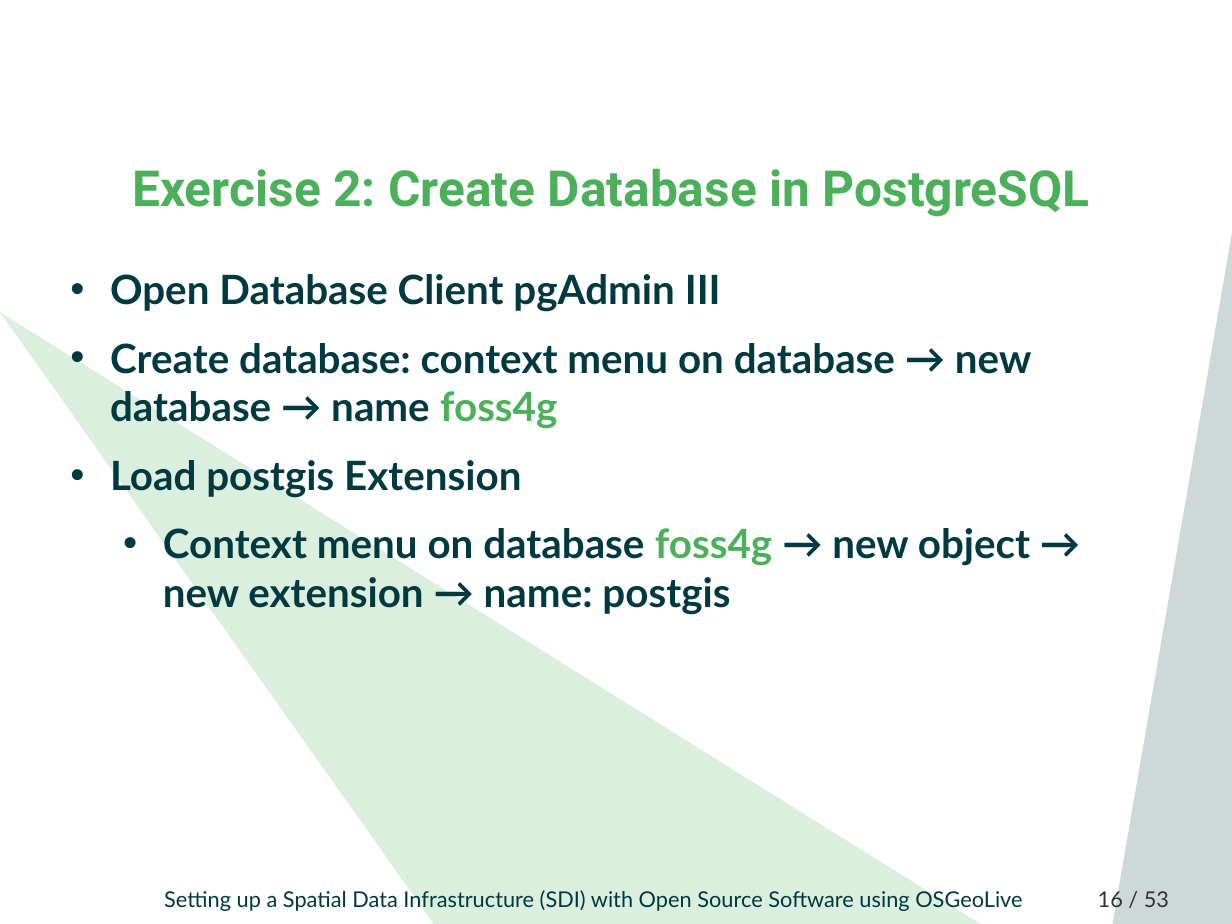
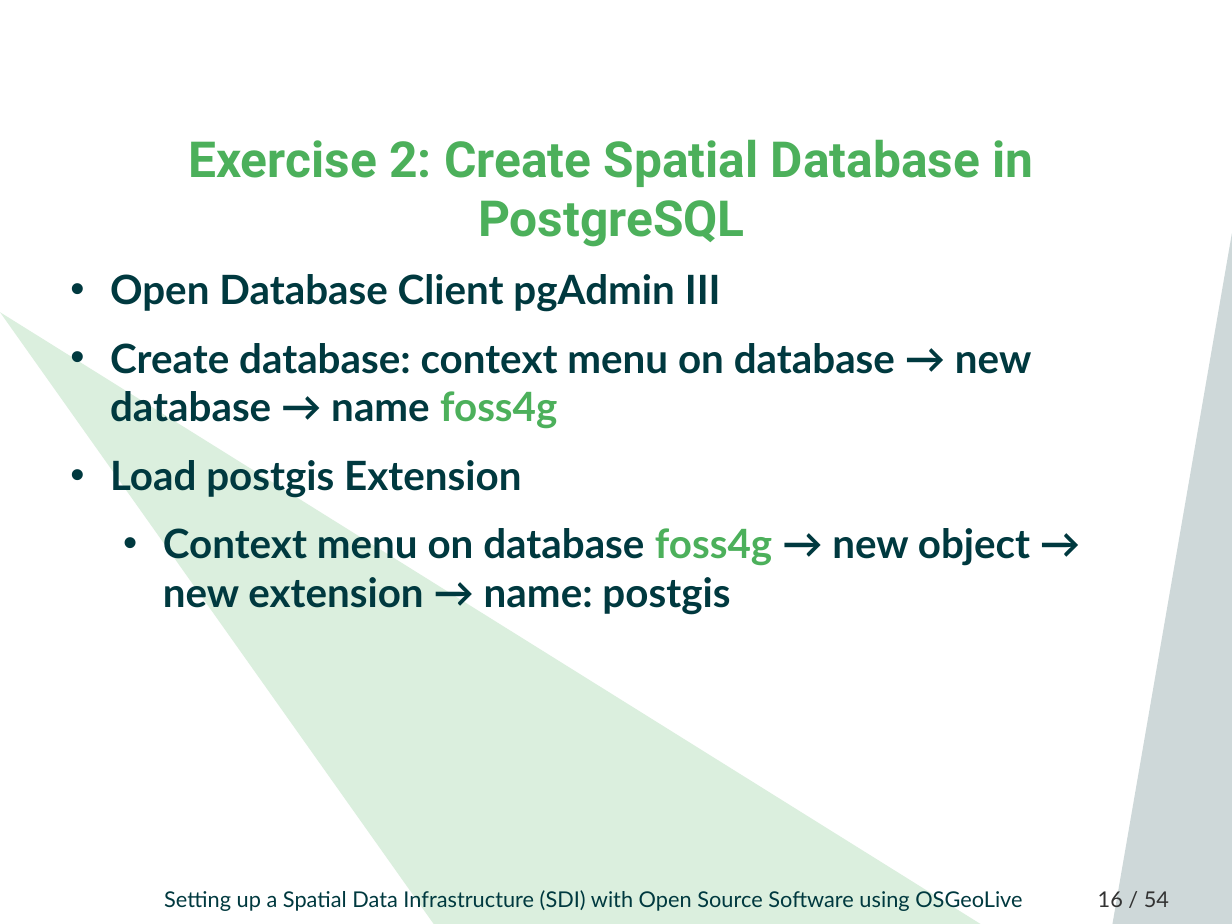
Before and after one commit to astroidex/foss4g-2019-workshop-sdi-with-osgeolive, a slide deck: slide 16 of FOSS4G_2019_SDI_OSGeoLive_Workshop.odp. Drawn at 1232x924 pixels with LibreOffice and Linux fonts; fonts in the diff are those of the drawing; background and template pictures are left out. Boxes give left, top, right and bottom in pixels: in the first picture for what was removed or moved away, otherwise in the second. Text is boxed around its words. In the diff, an @@ line names an element or a change of style, - is before the commit and + after.

```diff
--- a/FOSS4G_2019_SDI_OSGeoLive_Workshop.odp
+++ b/FOSS4G_2019_SDI_OSGeoLive_Workshop.odp
@@ title at [188,139,1034,247]: text changed @@
-Exercise 2: Create Database in PostgreSQL
+Exercise 2: Create Spatial Database in PostgreSQL
@@ page number at [1098,888,1169,912]: text changed @@
-16 / 53
+16 / 54
```
Also in this commit, not shown: 10 other slides changed, 2 slides added, 1 slide removed, 1 other file.
